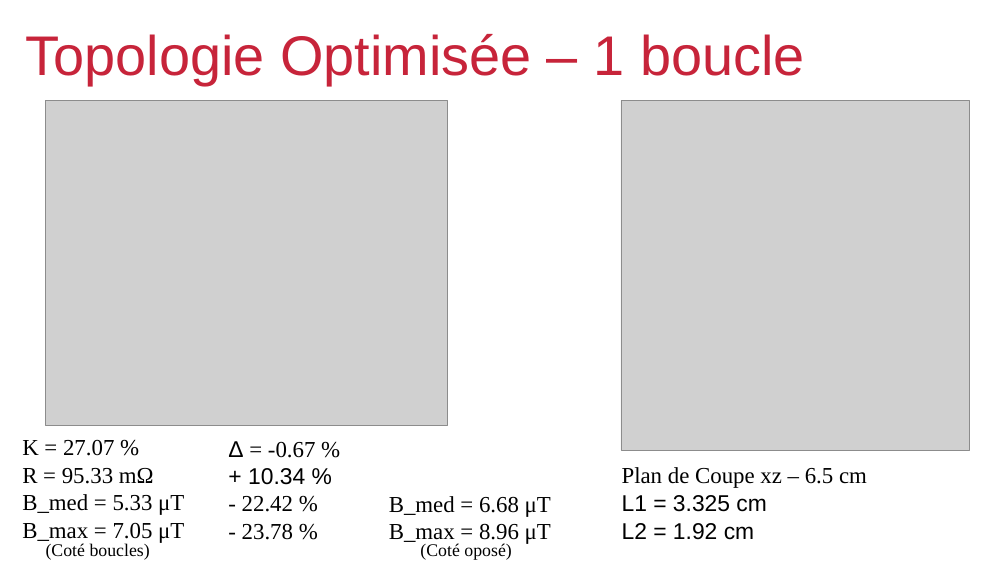
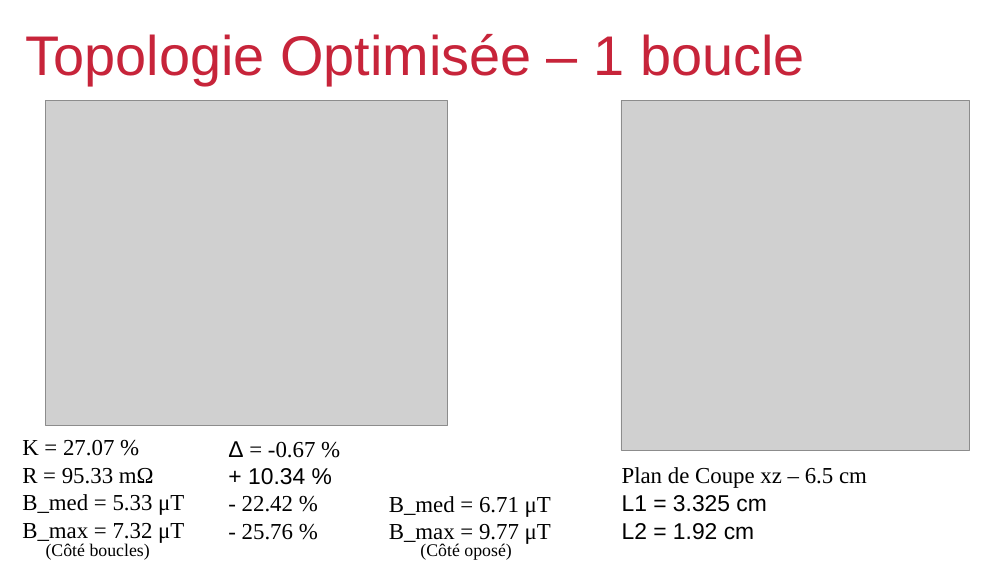
Before and after one commit to viniciustmoraes/COMSOL_simulations, a slide deck: slide 10 of Results/presentationResults.odp. Drawn at 1008x567 pixels with LibreOffice and Linux fonts; fonts in the diff are those of the drawing; grey boxes stand for pictures; background and template pictures are left out. Boxes give left, top, right and bottom in pixels: in the first picture for what was removed or moved away, otherwise in the second. Text is boxed around its words. In the diff, an @@ line names an element or a change of style, - is before the commit and + after.

```diff
--- a/Results/presentationResults.odp
+++ b/Results/presentationResults.odp
@@ text at <box>389,496,551,545</box>: text changed @@
-B_med = 6.68 μT
-B_max = 8.96 μT
+B_med = 6.71 μT
+B_max = 9.77 μT
@@ text at <box>22,523,184,543</box>: text changed @@
-B_max = 7.05 μT
+B_max = 7.32 μT
@@ text at <box>242,524,293,540</box>: text changed @@
-- 23.78 %
+- 25.76 %
@@ text at <box>46,543,150,560</box>: text changed @@
-(Coté boucles)
+(Côté boucles)
@@ text at <box>420,543,511,560</box>: text changed @@
-(Coté oposé)
+(Côté oposé)
```
Also in this commit, not shown: 8 other slides changed, 2 other files.
